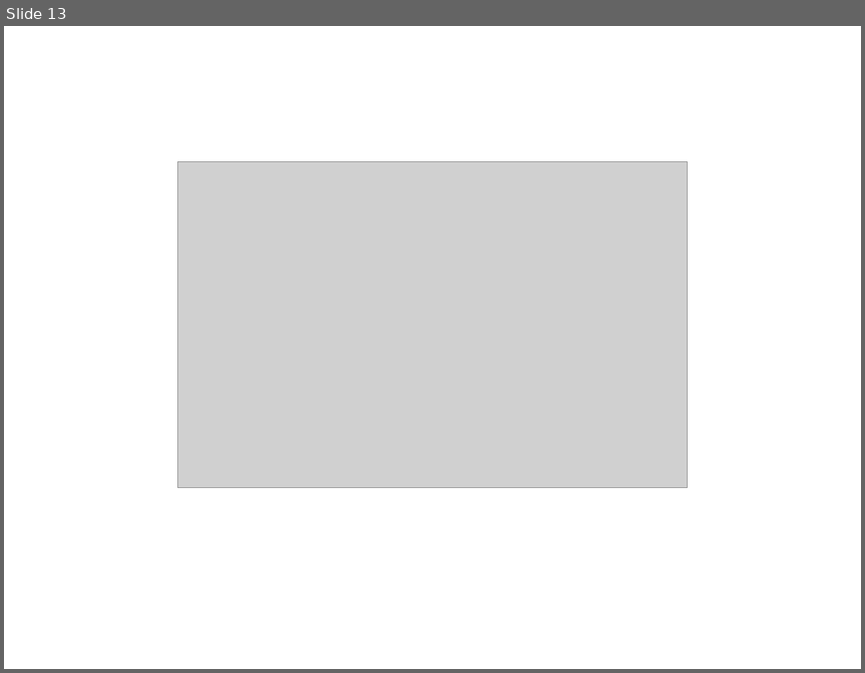
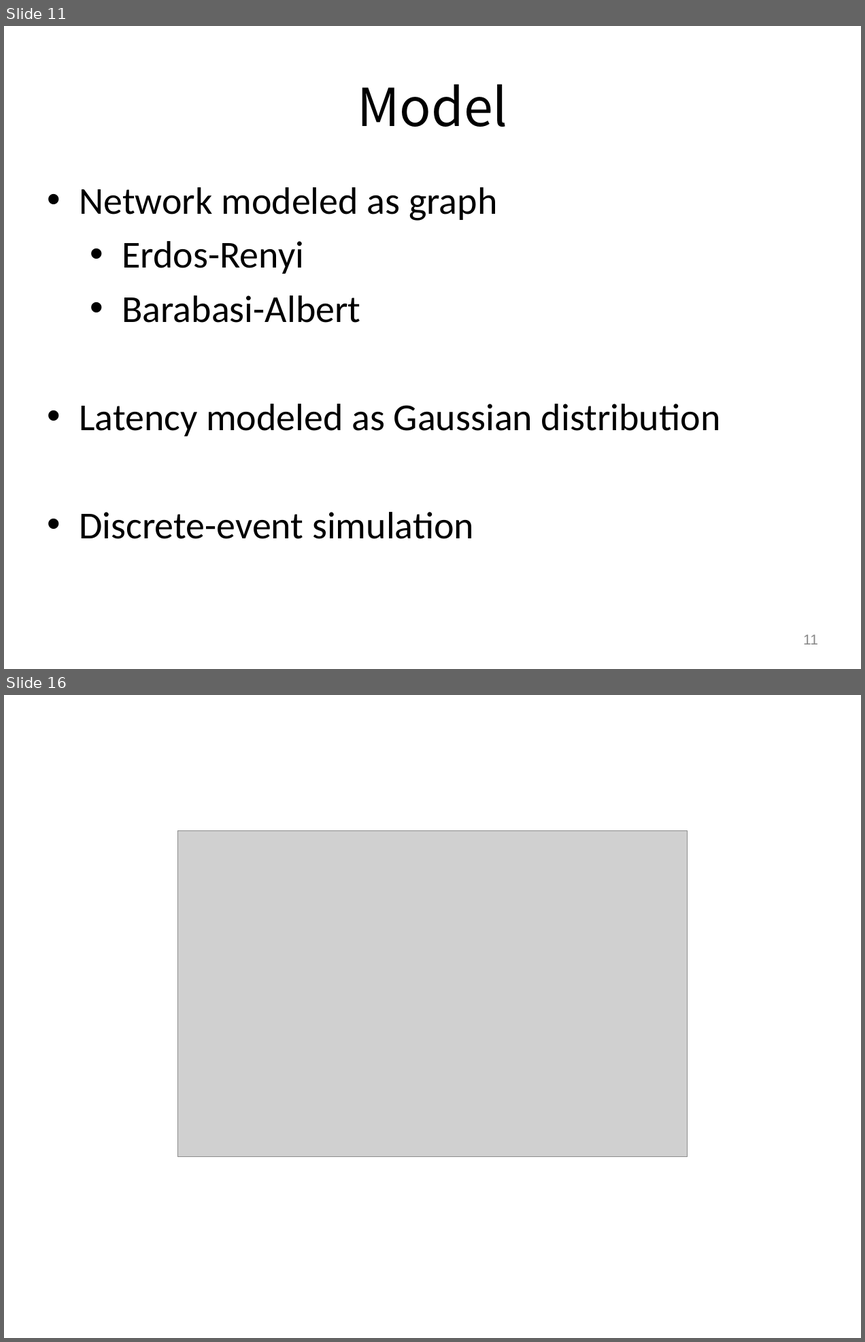
Before and after one commit to gfanti/anonymous-social-networks, a slide deck: presentation/presentation.pptx. Shown one above the other, each under a label of ours: slide 13 before the commit, slides 11 and 16 after it; the slides between them are not shown. The pictures are 865x673 and 865x1342 pixels, drawn with LibreOffice and Linux fonts; fonts in the diff are those of the drawing; grey boxes stand for pictures. Boxes give left, top, right and bottom in pixels: in the first picture for what was removed or moved away, otherwise in the second. Text is boxed around its words. In the diff, an @@ line names an element or a change of style, - is before the commit and + after.

```diff
--- a/presentation/presentation.pptx
+++ b/presentation/presentation.pptx
@@ slide 11 added at box(4, 26, 861, 669), background #FFFFFF @@
@@ title added at box(357, 84, 507, 127), 44 pt, text #000000 @@
+Model
@@ text added at box(79, 187, 721, 539), 32 pt, text #000000 @@
+• Network modeled as graph
+  • Erdos-Renyi
+  • Barabasi-Albert
+• Latency modeled as Gaussian distribution
+• Discrete-event simulation
@@ page number added at box(803, 634, 818, 644), 12 pt, text #888888 @@
+11
@@ what was slide 13 is now slide 16 @@
```
Also in this commit, not shown: 10 slides changed, 4 other slides added, 2 slides removed.
